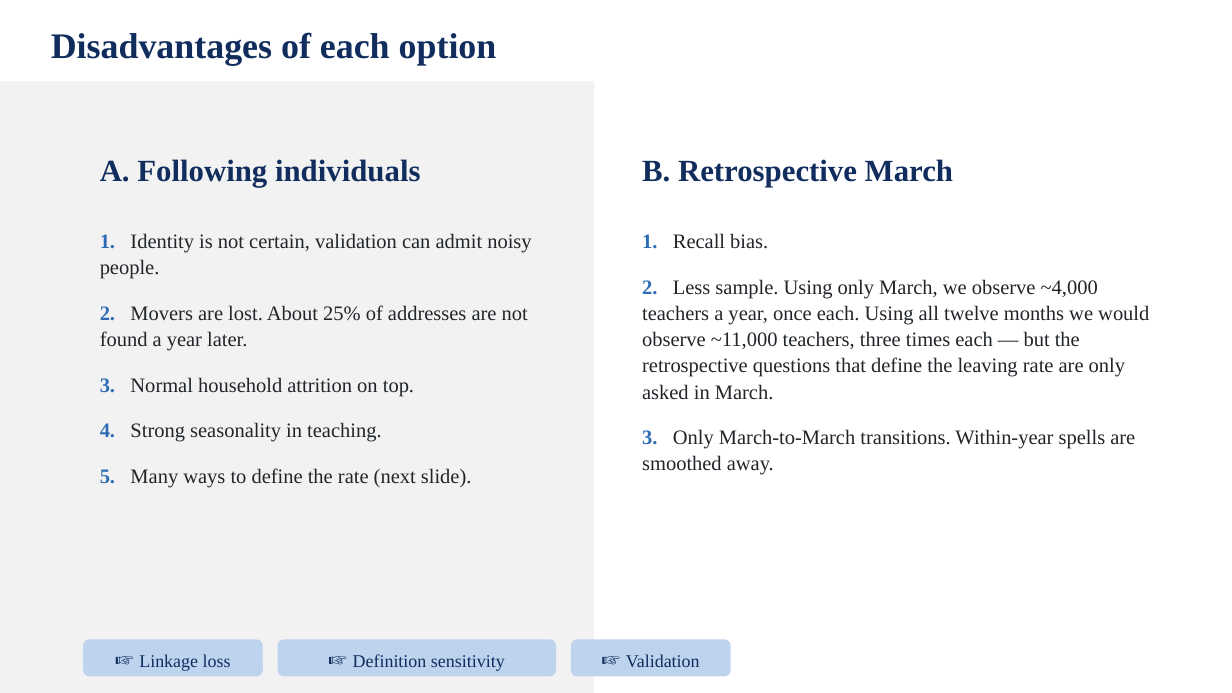
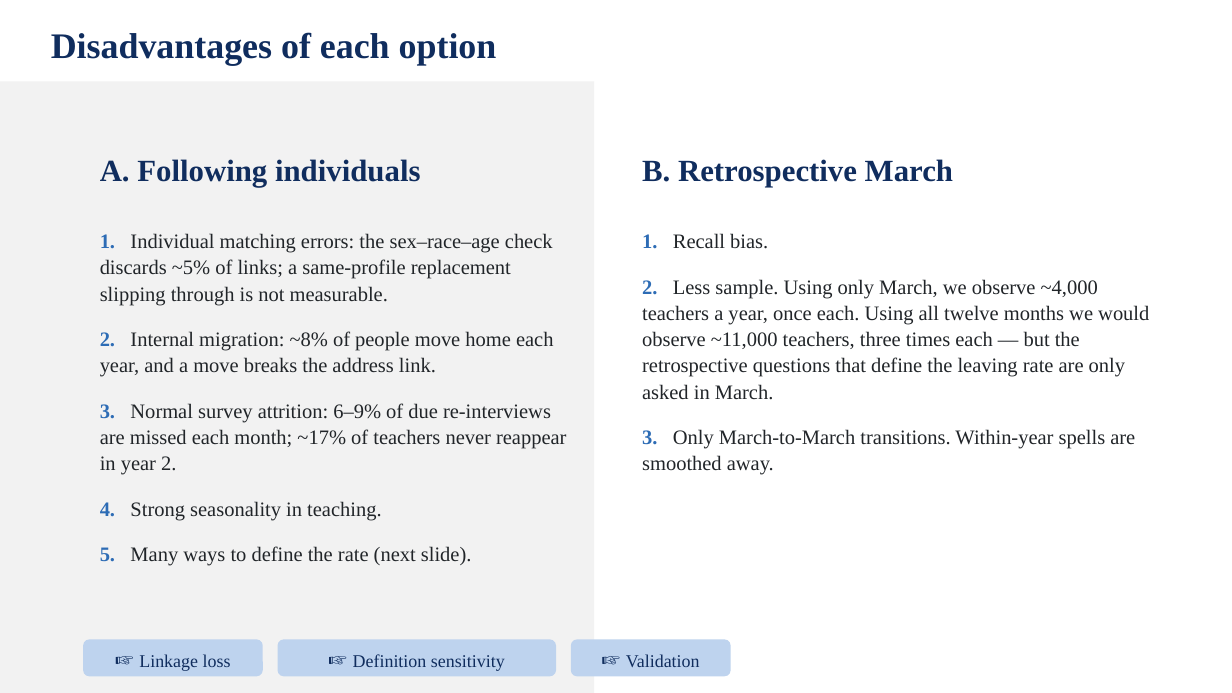
Before and after one commit to jedr1-ship-it/Alternative-Pathways----Quant, a slide deck: slide 1 of report/data_cluster/disadvantages_slide.pptx. Drawn at 1232x693 pixels with LibreOffice and Linux fonts; fonts in the diff are those of the drawing. Boxes give left, top, right and bottom in pixels: in the first picture for what was removed or moved away, otherwise in the second. Text is boxed around its words. In the diff, an @@ line names an element or a change of style, - is before the commit and + after.

```diff
--- a/report/data_cluster/disadvantages_slide.pptx
+++ b/report/data_cluster/disadvantages_slide.pptx
@@ text at (100, 233, 566, 475): text changed @@
-1. Identity is not certain, validation can admit noisy people.
-2. Movers are lost. About 25% of addresses are not found a year later.
-3. Normal household attrition on top.
+1. Individual matching errors: the sex–race–age check discards ~5% of links; a same-profile replacement slipping through is not measurable.
+2. Internal migration: ~8% of people move home each year, and a move breaks the address link.
+3. Normal survey attrition: 6–9% of due re-interviews are missed each month; ~17% of teachers never reappear in year 2.
```
Also in this commit, not shown: 4 other files.
